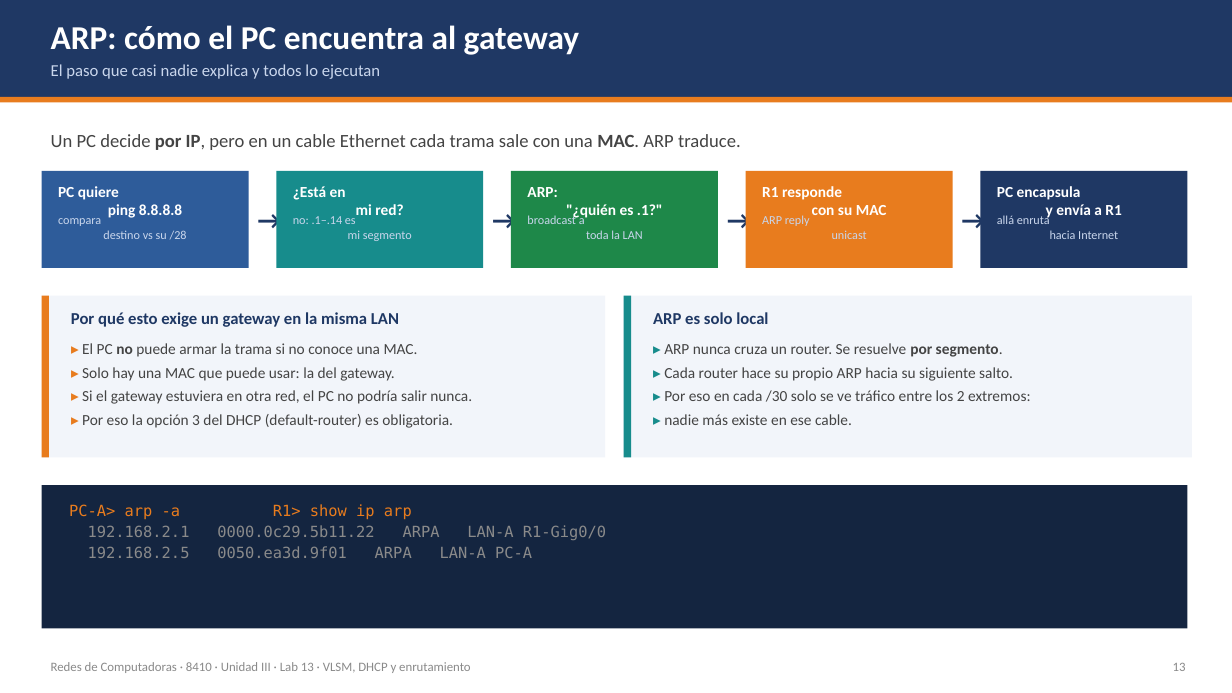
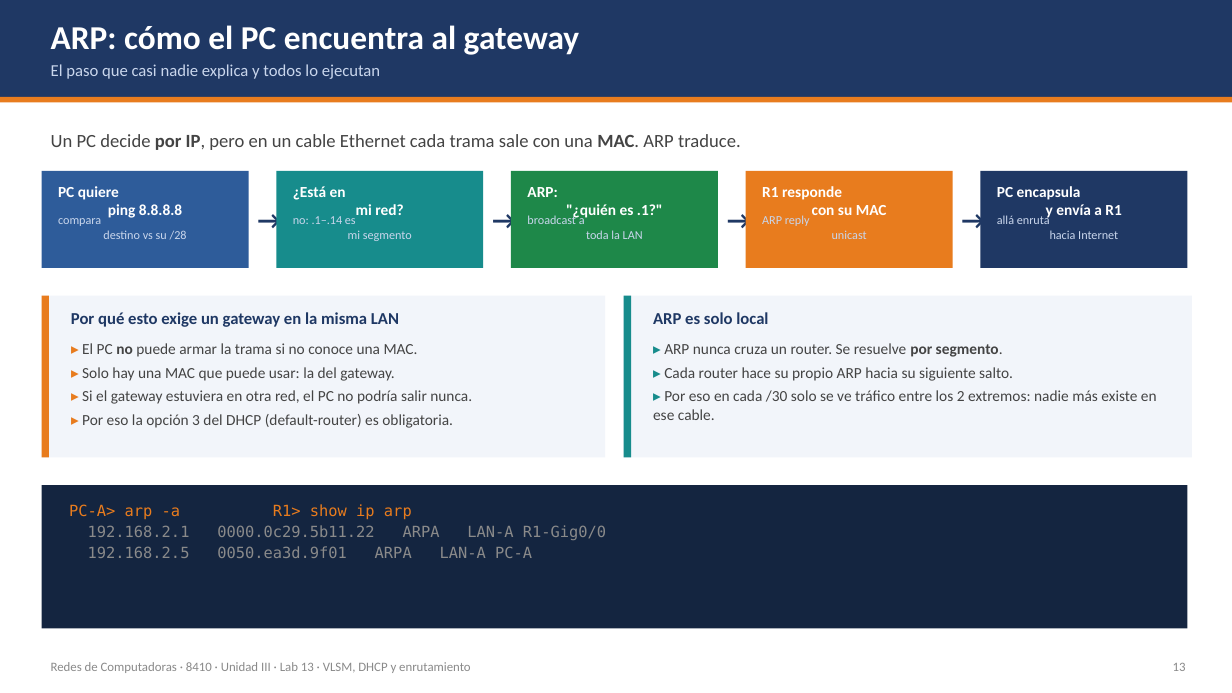
Before and after one commit to isaca0315/laboratorio-vlan-dhcp, a slide deck: slide 16 of Teoria-Lab-VLSM-DHCP.pptx. Drawn at 1232x693 pixels with LibreOffice and Linux fonts; fonts in the diff are those of the drawing. Boxes give left, top, right and bottom in pixels: in the first picture for what was removed or moved away, otherwise in the second. Text is boxed around its words. In the diff, an @@ line names an element or a change of style, - is before the commit and + after.

```diff
--- a/Teoria-Lab-VLSM-DHCP.pptx
+++ b/Teoria-Lab-VLSM-DHCP.pptx
@@ text at [653, 390, 1157, 420]: text changed @@
-▸ Por eso en cada /30 solo se ve tráfico entre los 2 extremos:
-▸ nadie más existe en ese cable.
+▸ Por eso en cada /30 solo se ve tráfico entre los 2 extremos: nadie más existe en ese cable.
```
Also in this commit, not shown: 11 other slides changed, 7 other files.
